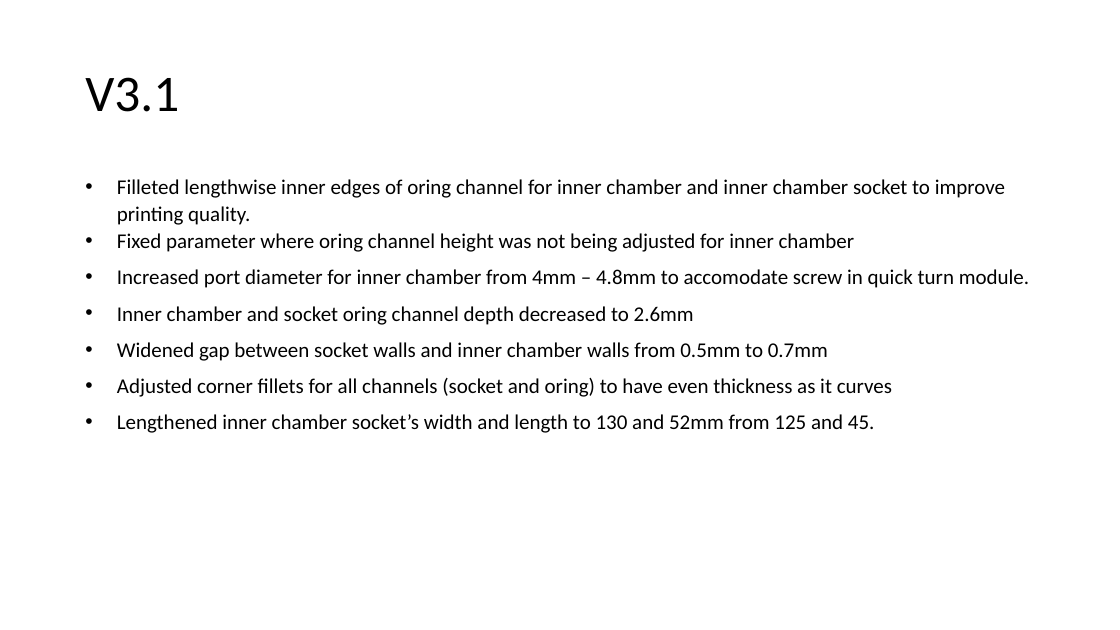
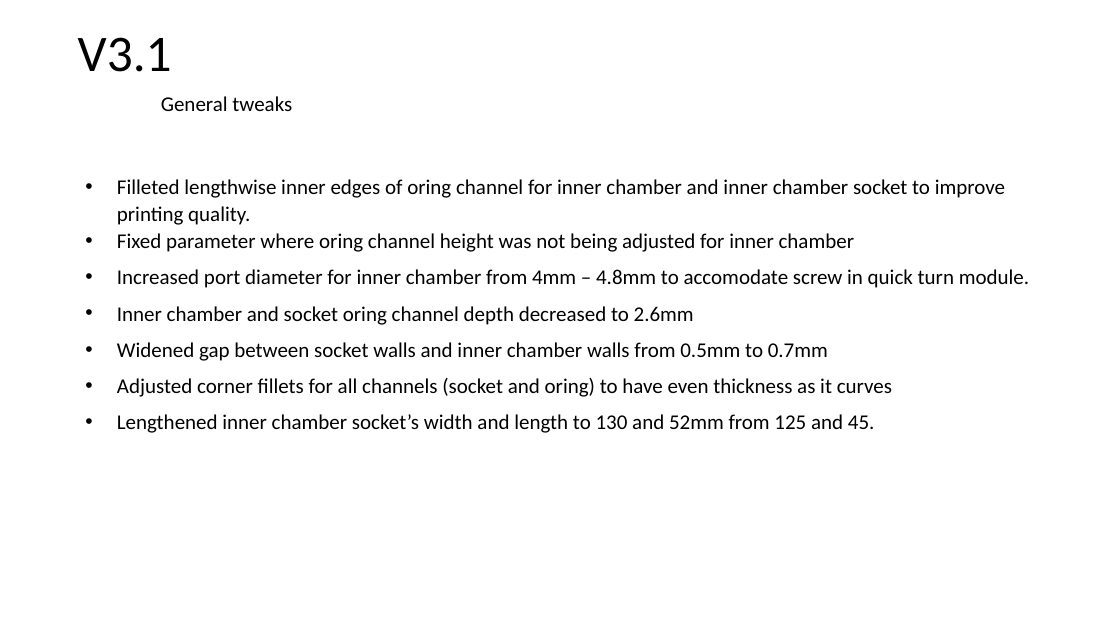
Before and after one commit to mdanderson03/SpectrePlex, a slide deck: slide 2 of 3D model/version logs and observations/Changelogs for Chamber for AutoCIF.pptx. Drawn at 1120x630 pixels with LibreOffice and Linux fonts; fonts in the diff are those of the drawing. Boxes give left, top, right and bottom in pixels: in the first picture for what was removed or moved away, otherwise in the second. Text is boxed around its words. In the diff, an @@ line names an element or a change of style, - is before the commit and + after.

```diff
--- a/3D model/version logs and observations/Changelogs for Chamber for AutoCIF.pptx
+++ b/3D model/version logs and observations/Changelogs for Chamber for AutoCIF.pptx
@@ title "V3.1": place and size @@
-title "V3.1" at (85, 77, 179, 112)
+title "V3.1" at (78, 37, 172, 72)
@@ text added at (161, 96, 292, 111), 18 pt, text #000000 @@
+General tweaks
```
Also in this commit, not shown: 8 other files.
